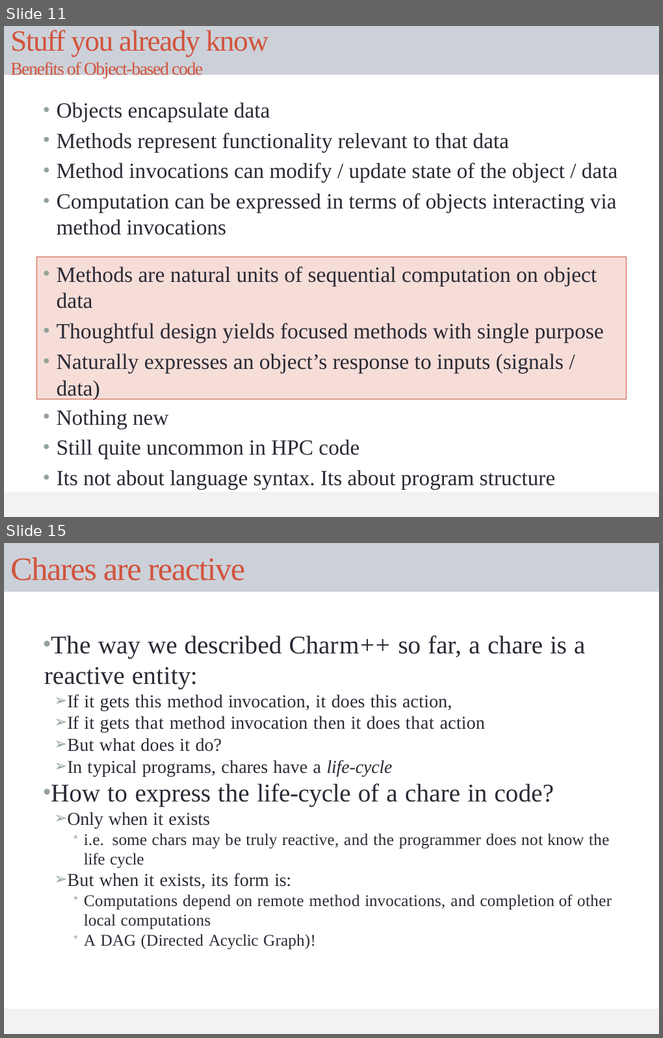
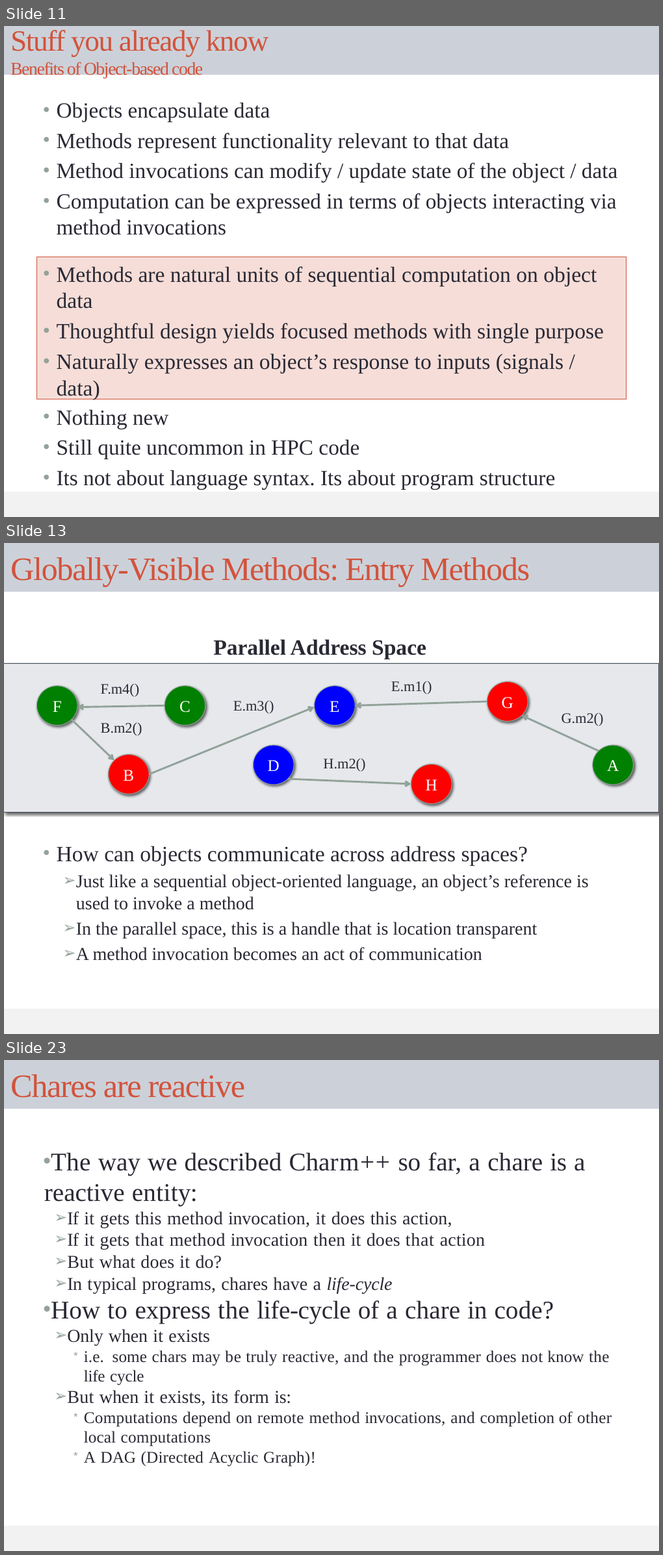
Before and after one commit to UIUC-PPL/charm_tutorial, a slide deck: tutorial.pptx. Shown one above the other, each under a label of ours: slides 11 and 15 before the commit, slides 11, 13 and 23 after it; the slides between them are not shown. The pictures are 663x1038 and 663x1555 pixels, drawn with LibreOffice and Linux fonts; fonts in the diff are those of the drawing. Boxes give left, top, right and bottom in pixels: in the first picture for what was removed or moved away, otherwise in the second. Text is boxed around its words. In the diff, an @@ line names an element or a change of style, - is before the commit and + after.

```diff
--- a/tutorial.pptx
+++ b/tutorial.pptx
@@ slide 13 added at bbox=[4, 543, 659, 1034], background #FFFFFF; not listed: 1 template element that a slide beside it also shows @@
@@ title added at bbox=[4, 543, 659, 592], fill #CCD1D9, 36 pt, text #D2533C @@
+Globally-Visible Methods: Entry Methods
@@ text added at bbox=[213, 639, 426, 659], 24 pt, text #292934, bold @@
+Parallel Address Space
@@ rectangle added at bbox=[4, 663, 659, 813], fill #E6E8EC, outline #3E4652 0.75 pt @@
@@ ellipse added at bbox=[36, 686, 77, 725], fill #008000, outline #93A299 0.75 pt, 18 pt, text #FFFFFF @@
+F
@@ text added at bbox=[101, 683, 140, 697], 16 pt, text #292934 @@
+F.m4()
@@ ellipse added at bbox=[165, 686, 205, 725], fill #008000, outline #93A299 0.75 pt, 18 pt, text #FFFFFF @@
+C
@@ ellipse added at bbox=[315, 686, 355, 725], fill #0000FF, outline #93A299 0.75 pt, 18 pt, text #FFFFFF @@
+E
@@ text added at bbox=[391, 681, 432, 694], 16 pt, text #292934 @@
+E.m1()
@@ ellipse added at bbox=[487, 682, 527, 721], fill #FF0000, outline #93A299 0.75 pt, 18 pt, text #FFFFFF @@
+G
@@ arrow added from (165, 705) to (77, 707), #93A299 2.08 pt @@
@@ arrow added from (149, 774) to (315, 707), #93A299 2.08 pt @@
@@ text added at bbox=[233, 701, 274, 714], 16 pt, text #292934 @@
+E.m3()
@@ arrow added from (487, 702) to (355, 705), #93A299 2.08 pt @@
@@ arrow added from (599, 752) to (522, 715), #93A299 2.08 pt @@
@@ text added at bbox=[562, 713, 604, 726], 16 pt, text #292934 @@
+G.m2()
@@ arrow added from (72, 720) to (114, 761), #93A299 2.08 pt @@
@@ text added at bbox=[101, 723, 142, 736], 16 pt, text #292934 @@
+B.m2()
@@ ellipse added at bbox=[108, 755, 149, 794], fill #FF0000, outline #93A299 0.75 pt, 18 pt, text #FFFFFF @@
+B
@@ ellipse added at bbox=[253, 745, 294, 785], fill #0000FF, outline #93A299 0.75 pt, 18 pt, text #FFFFFF @@
+D
@@ ellipse added at bbox=[593, 745, 634, 785], fill #008000, outline #93A299 0.75 pt, 18 pt, text #FFFFFF @@
+A
@@ text added at bbox=[323, 759, 365, 772], 16 pt, text #292934 @@
+H.m2()
@@ ellipse added at bbox=[411, 765, 451, 804], fill #FF0000, outline #93A299 0.75 pt, 18 pt, text #FFFFFF @@
+H
@@ arrow added from (287, 779) to (411, 784), #93A299 2.08 pt @@
@@ text added at bbox=[57, 846, 589, 961], 20 pt, text #292934 @@
+• How can objects communicate across address spaces?
+  ➢ Just like a sequential object-oriented language, an object’s reference is used to invoke a method
+  ➢ In the parallel space, this is a handle that is location transparent
+  ➢ A method invocation becomes an act of communication
@@ what was slide 15 is now slide 23 @@
```
Also in this commit, not shown: 4 slides changed, 7 other slides added.
